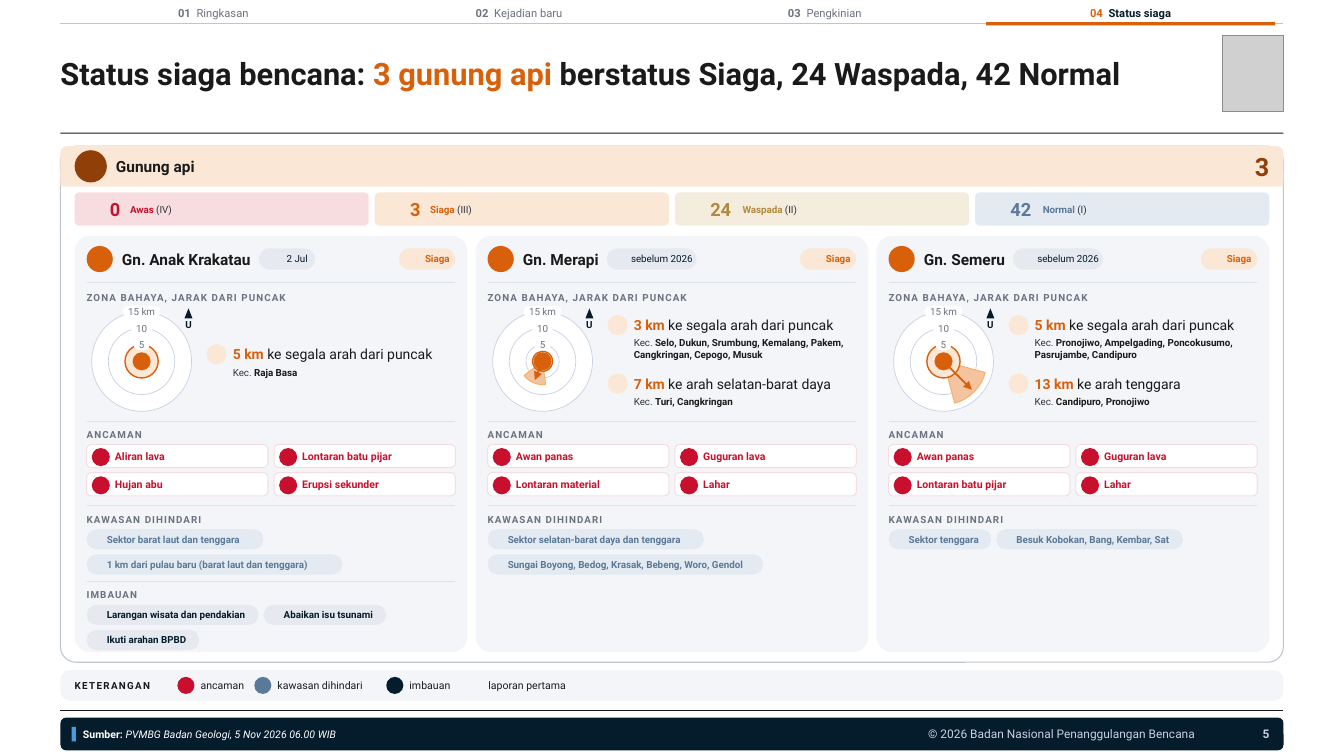
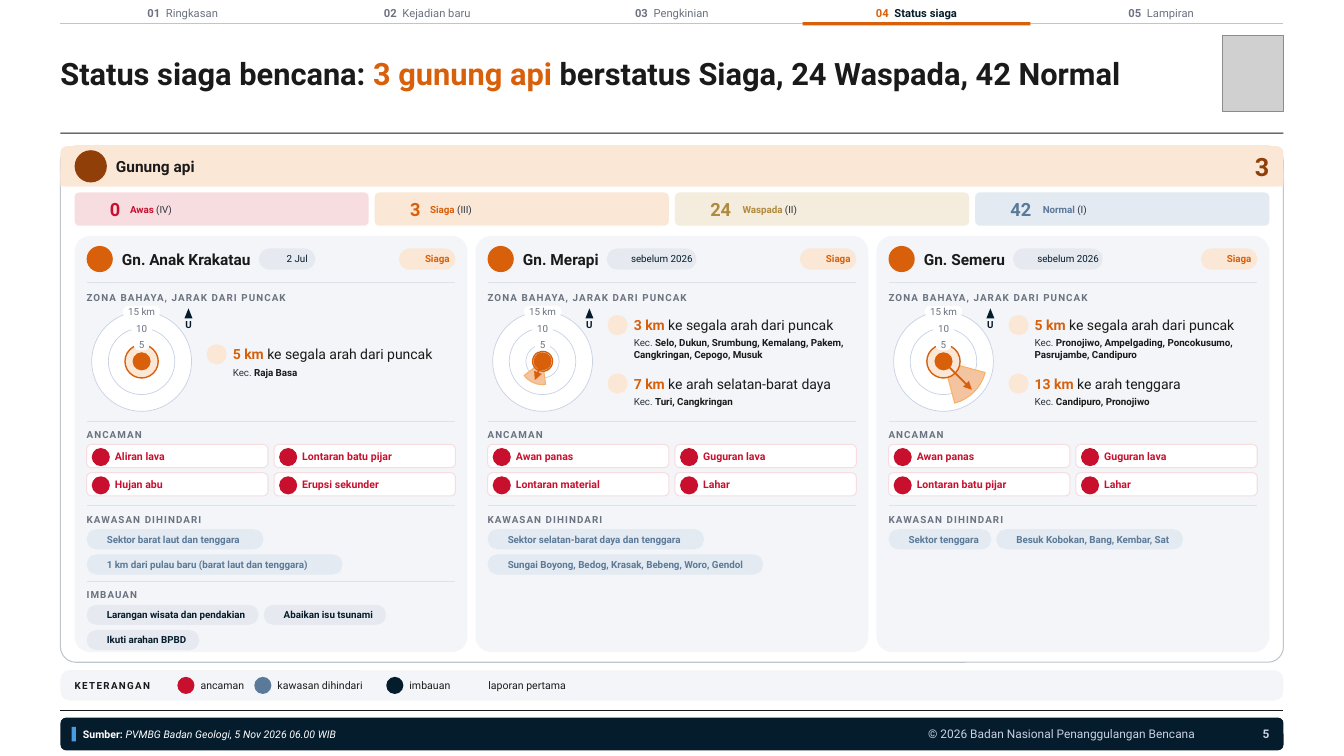
Before and after one commit to terasurbannetwork/poskokarhutla, a slide deck: slide 5 of data/laporan-bnpb/harian-2026-11-05/Laporan Kejadian Bencana Harian 051126.pptx. Drawn at 1344x756 pixels with LibreOffice and Linux fonts; fonts in the diff are those of the drawing; grey boxes stand for pictures; background and template pictures are left out. Boxes give left, top, right and bottom in pixels: in the first picture for what was removed or moved away, otherwise in the second. Text is boxed around its words. In the diff, an @@ line names an element or a change of style, - is before the commit and + after.

```diff
--- a/data/laporan-bnpb/harian-2026-11-05/Laporan Kejadian Bencana Harian 051126.pptx
+++ b/data/laporan-bnpb/harian-2026-11-05/Laporan Kejadian Bencana Harian 051126.pptx
@@ text "01 Ringkasan" moved from (x1=178, y1=8, x2=249, y2=20) to (x1=147, y1=8, x2=218, y2=20) @@
@@ text "02 Kejadian baru" moved from (x1=476, y1=8, x2=562, y2=20) to (x1=384, y1=8, x2=470, y2=20) @@
@@ text "03 Pengkinian" moved from (x1=788, y1=9, x2=862, y2=20) to (x1=635, y1=8, x2=709, y2=20) @@
@@ text "04 Status siaga" moved from (x1=1090, y1=9, x2=1171, y2=20) to (x1=876, y1=9, x2=957, y2=20) @@
@@ rectangle resized from (x1=986, y1=22, x2=1275, y2=25) to (x1=803, y1=22, x2=1030, y2=25) @@
@@ text added at (x1=1128, y1=9, x2=1194, y2=19), 8 pt, text #6B7280 @@
+05 Lampiran
```
Also in this commit, not shown: 3 other slides changed, 1 slide added, 11 other files.
